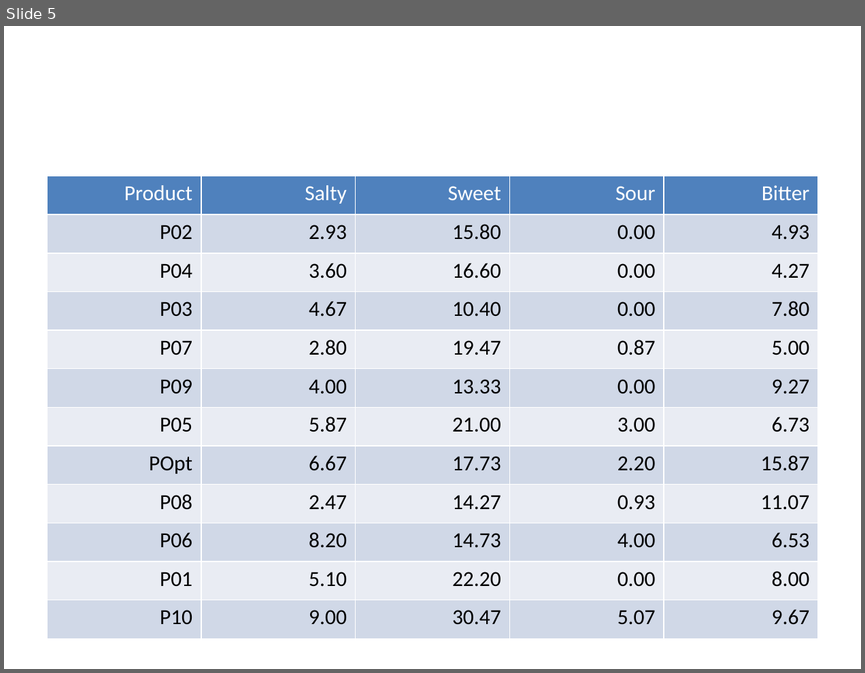
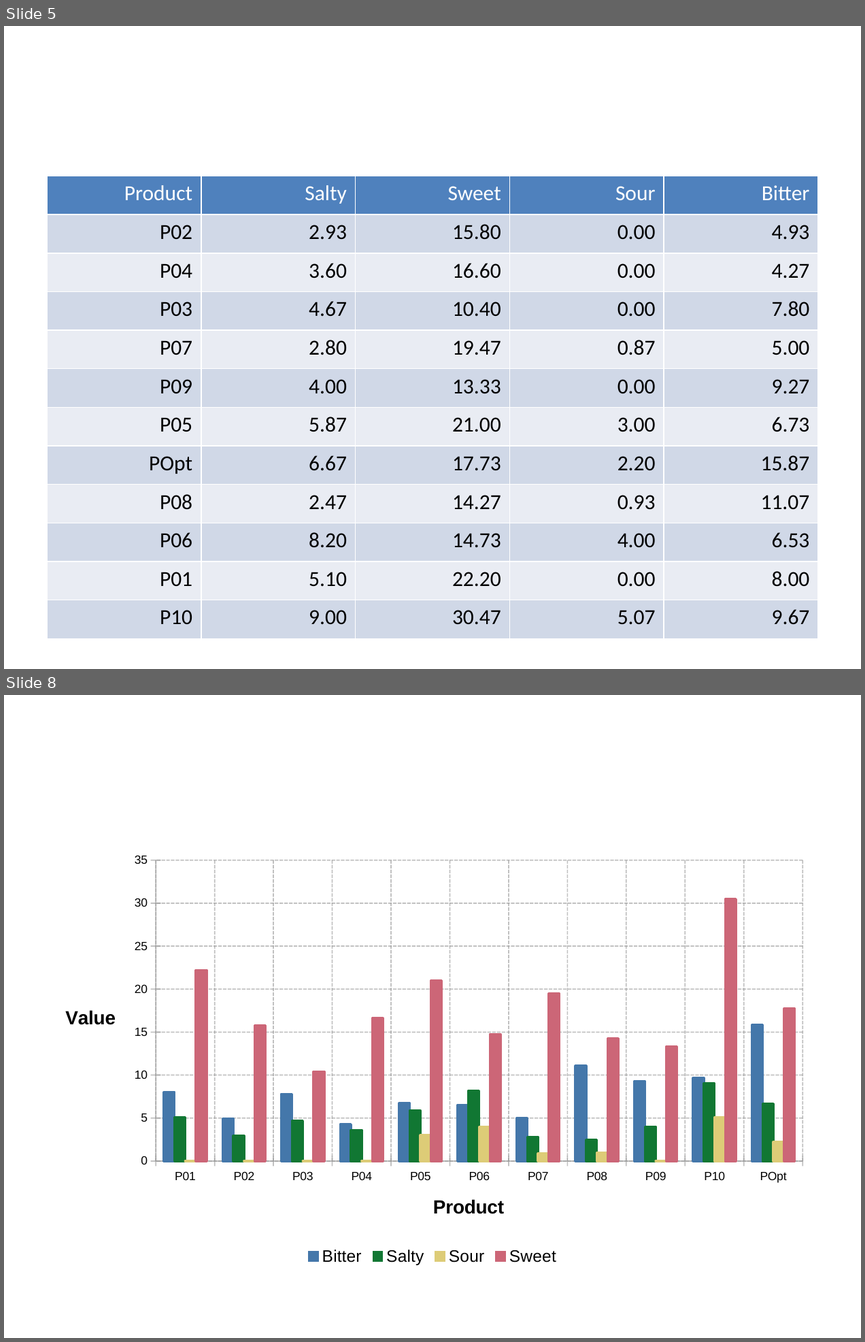
Before and after one commit to john-aigora/i2ds4scc_bookdown, a slide deck: temp/my powerpoint export.pptx. Shown one above the other, each under a label of ours: slide 5 before the commit, slides 5 and 8 after it; the slides between them are not shown. The pictures are 865x673 and 865x1342 pixels, drawn with LibreOffice and Linux fonts; fonts in the diff are those of the drawing. Boxes give left, top, right and bottom in pixels: in the first picture for what was removed or moved away, otherwise in the second. Text is boxed around its words. In the diff, an @@ line names an element or a change of style, - is before the commit and + after.

```diff
--- a/temp/my powerpoint export.pptx
+++ b/temp/my powerpoint export.pptx
@@ slide 8 added at box(4, 695, 861, 1338), background #FFFFFF @@
@@ column chart added at box(47, 845, 818, 1269) @@
+categories: P01, P02, P03, P04, P05, P06, P07, P08, P09, P10, POpt
+Bitter: 8, 5, 8, 4, 7, 7, 5, 11, 9, 10, 16
+Salty: 5, 3, 5, 4, 6, 8, 3, 2, 4, 9, 7
+Sour: 0, 0, 0, 0, 3, 4, 1, 1, 0, 5, 2
+Sweet: 22, 16, 10, 17, 21, 15, 19, 14, 13, 30, 18
```
Also in this commit, not shown: 2 other slides added, 2 other files.
